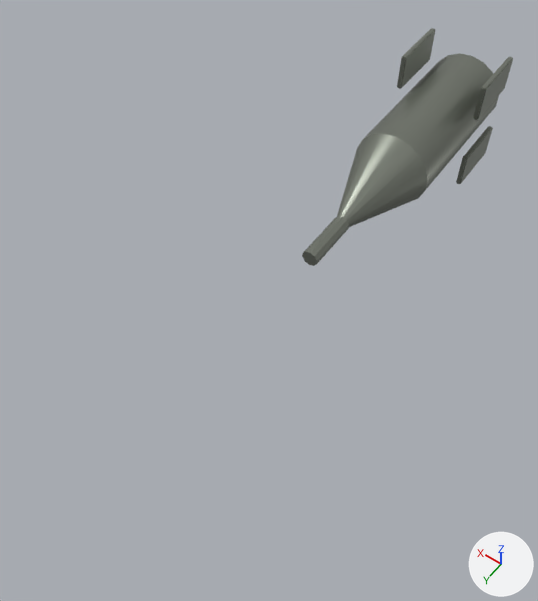
Two versions of the glTF model prototype/assets/models/parts/tow_missile_warhead.glb, one commit apart.
Both versions are drawn from a camera (50 mm lens) standing at (-0.421, 1.276, 0.935) and looking at (0.018, 0.661, -0.031). The lights are fixed; the arrows at lower right show +X, +Y and +Z. The picture after the commit comes second. Vertices at exactly the same position are counted once.

In view in the first picture: 'tow_missile_warhead'.
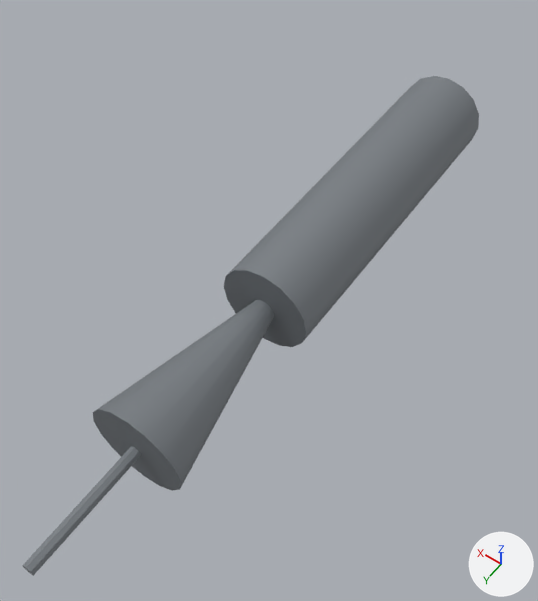
Scene script edits in JSON lines:
```json
{"op": "set", "path": "mat_tow_missile_warhead_mat.base_color", "old": "(0.24, 0.26, 0.22)", "new": "(0.22, 0.24, 0.26)", "note": "grey #868b81 -> grey #81868b"}
{"op": "set", "path": "mat_tow_missile_warhead_mat.metallic", "old": "0.65", "new": "0.35"}
{"op": "set", "path": "mat_tow_missile_warhead_mat.roughness", "old": "0.35", "new": "0.72"}
{"block": "me_tow_missile_warhead_mesh", "where": "# used by ob_tow_missile_warhead; location = (0.0, 0.0, 0.0)"}
{"op": "remove", "block": "me_tow_missile_warhead_mesh", "code": "me_tow_missile_warhead_mesh.from_pydata(...)  # 220 vertices, 412 faces; spans x -0.086..0.086, y 0.0..0.57, z -0.116..0.116"}
{"op": "add", "block": "me_tow_missile_warhead_mesh", "code": "me_tow_missile_warhead_mesh.from_pydata(...)  # 88 vertices, 160 faces; spans x -0.08..0.08, y 0.1..1.2, z -0.09..0.08"}
{"block": "me_tow_missile_warhead_mesh", "change": "me_tow_missile_warhead_mesh part 1: a new loose piece, a 16-sided cylinder along y spanning x -0.08..0.08, y 0.1..0.7, z -0.08..0.08, in mat_tow_missile_warhead_mat (grey #81868b)"}
{"block": "me_tow_missile_warhead_mesh", "change": "me_tow_missile_warhead_mesh part 2: a new loose piece, a 16-sided cut cone along y (radius 0.02 at the low end, 0.08 at the high end) spanning x -0.08..0.08, y 0.7..1.0, z -0.08..0.08, in mat_tow_missile_warhead_mat (grey #81868b)"}
{"block": "me_tow_missile_warhead_mesh", "change": "me_tow_missile_warhead_mesh part 3: a new loose piece, an 8-sided cylinder along y spanning x -0.01..0.01, y 1.0..1.2, z -0.01..0.01, in mat_tow_missile_warhead_mat (grey #81868b)"}
{"block": "me_tow_missile_warhead_mesh", "change": "me_tow_missile_warhead_mesh part 4: the loose piece of 36 vertices spanning x -0.074..0.074, y 0.0..0.3, z -0.075..0.075 is deleted"}
{"block": "me_tow_missile_warhead_mesh", "change": "me_tow_missile_warhead_mesh part 5: the loose piece of 36 vertices spanning x -0.074..0.074, y 0.3..0.5, z -0.075..0.075 is deleted"}
{"block": "me_tow_missile_warhead_mesh", "change": "me_tow_missile_warhead_mesh part 6: the loose piece of 32 vertices spanning x 0.076..0.086, y 0.02..0.14, z 0.046..0.116 is deleted"}
{"block": "me_tow_missile_warhead_mesh", "change": "me_tow_missile_warhead_mesh part 7: the loose piece of 32 vertices spanning x -0.086..-0.076, y 0.02..0.14, z -0.116..-0.046 is deleted"}
{"block": "me_tow_missile_warhead_mesh", "change": "me_tow_missile_warhead_mesh part 8: the loose piece of 32 vertices spanning x -0.086..-0.076, y 0.02..0.14, z 0.046..0.116 is deleted"}
{"block": "me_tow_missile_warhead_mesh", "change": "me_tow_missile_warhead_mesh part 9: the loose piece of 20 vertices spanning x -0.014..0.014, y 0.47..0.57, z -0.015..0.015 is deleted"}
{"block": "me_tow_missile_warhead_mesh", "change": "other edits to the shape of me_tow_missile_warhead_mesh do not show in these pictures"}
```

Pixel boxes [x1, y1, x2, y2] of what changed, in the pictures (538 x 601 px):
```json
{"object": "tow_missile_warhead", "change": "recoloured, surface changed, reshaped", "before": [302, 28, 513, 266], "after": [22, 76, 479, 576], "on screen": "116% wider, 110% taller"}
{"part": 1, "of": "me_tow_missile_warhead_mesh", "change": "added", "after": [224, 76, 479, 347]}
{"part": 2, "of": "me_tow_missile_warhead_mesh", "change": "added", "after": [93, 300, 274, 491]}
{"part": 3, "of": "me_tow_missile_warhead_mesh", "change": "added", "after": [22, 446, 141, 576]}
{"part": 4, "of": "me_tow_missile_warhead_mesh", "change": "deleted", "before": [365, 53, 499, 190]}
{"part": 5, "of": "me_tow_missile_warhead_mesh", "change": "deleted", "before": [337, 133, 428, 227]}
{"part": 6, "of": "me_tow_missile_warhead_mesh", "change": "deleted", "before": [397, 28, 435, 89]}
{"part": 7, "of": "me_tow_missile_warhead_mesh", "change": "deleted", "before": [456, 126, 493, 184]}
{"part": 8, "of": "me_tow_missile_warhead_mesh", "change": "deleted", "before": [473, 57, 513, 120]}
{"part": 9, "of": "me_tow_missile_warhead_mesh", "change": "deleted", "before": [302, 216, 349, 266]}
```
